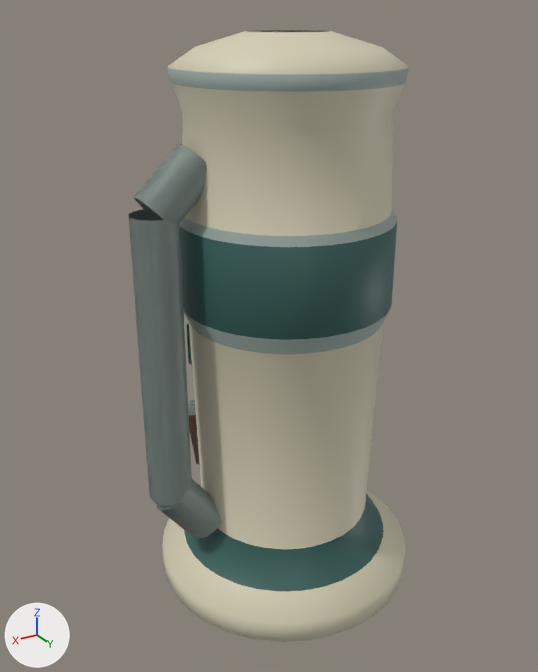
Before and after pictures for a commit that changed the FBX model unity/Assets/Suborned/Scenery/PneumaticPost.fbx.
Rendered twice from a 50 mm camera at (1.193, 1.885, 1.879) aimed at (0.05, -0.019, 0.927). The lights are fixed; the arrows at lower left show +X, +Y and +Z. The picture after the commit comes second.

Objects in the first picture: 'PneumaticPost Close', 'PneumaticPost Horizon', 'PneumaticPost Street'.
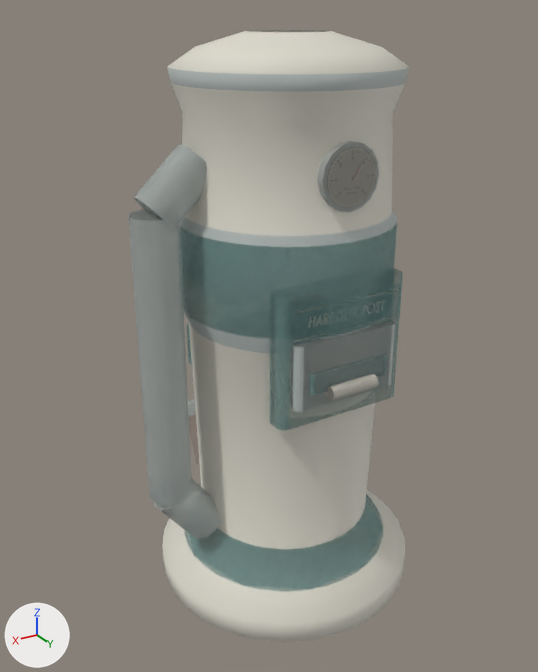
Location of each change, [x1, y1, x2, y2] in pixels of the pictures (538 x 672 px):
'PneumaticPost Close', surface changed, reshaped
    both: [128, 30, 409, 642]
'PneumaticPost Street', surface changed, reshaped (7% narrower)
    before: [131, 30, 409, 642]
    after: [150, 30, 409, 642]
'PneumaticPost Horizon', surface changed, reshaped
    before: [128, 30, 408, 639]
    after: [138, 30, 408, 639]
part 1 of me_pneumaticpost_street, added
    after: [291, 320, 395, 412]
part 2 of me_pneumaticpost_street, added
    after: [299, 289, 399, 341]
part 3 of me_pneumaticpost_street, added
    after: [317, 161, 329, 205]
part 4 of me_pneumaticpost_street, recoloured
    before: [131, 30, 409, 642]
    after: [150, 30, 409, 642]
part 5 of me_pneumaticpost_horizon, added
    after: [292, 322, 392, 411]
part 6 of me_pneumaticpost_horizon, added
    after: [293, 292, 384, 342]
part 7 of me_pneumaticpost_horizon, added
    after: [317, 154, 331, 205]
part 8 of me_pneumaticpost_horizon, recoloured
    before: [128, 30, 408, 639]
    after: [138, 30, 408, 639]
part 9 of me_pneumaticpost_close, added
    after: [291, 319, 395, 412]
part 10 of me_pneumaticpost_close, added
    after: [326, 374, 379, 400]
part 11 of me_pneumaticpost_close, added
    after: [322, 141, 379, 212]
part 12 of me_pneumaticpost_close, added
    after: [328, 147, 376, 208]
part 13 of me_pneumaticpost_close, recoloured
    both: [128, 30, 409, 642]

The change, as a list of edits to the scene's bpy script:
```text
Change img_streettradescolour_png:
    img_streettradescolour_png: load_image('StreetTradesColour.png', '../Materials/Play/StreetTradesColour.png', 1280, 1280, 'sRGB') -> load_image('StreetTradesColour.png', '../Materials/Play/StreetTradesColour.png', 1280, 1280, 'Non-Color')
Add mat_harbour_enamel__canvas_and_cut_flowers:
    mat_harbour_enamel__canvas_and_cut_flowers = bpy.data.materials.new('Harbour enamel, canvas and cut flowers')
    # uses the picture img_streettradescolour_png
Change me_pneumaticpost_close:
    remove me_pneumaticpost_close.from_pydata(...)  # 884 vertices, 650 faces; spans x -0.44..0.5, y -0.45..0.44, z 0.01..1.84
    add me_pneumaticpost_close.from_pydata(...)  # 1112 vertices, 758 faces; spans x -0.44..0.5, y -0.45..0.44, z 0.01..1.84
    me_pneumaticpost_close part 9: the loose piece of 48 vertices spanning x -0.21..0.21, y -0.32..-0.27, z 0.75..0.9 is copied, and the copy is scaled about its middle by (0.821, 1.06, 1.41), then moved by (0.0, 0.61, 0.12), in mat_harbour_enamel__canvas_and_cut_flowers; it spans x -0.17..0.17, y 0.29..0.34, z 0.85..1.05
    me_pneumaticpost_close part 10: a new loose piece, an 8-sided cylinder along x spanning x -0.079..0.079, y 0.343..0.385, z 0.877..0.919, in mat_harbour_enamel__canvas_and_cut_flowers
    me_pneumaticpost_close part 11: a new loose piece, a 16-sided cylinder along y spanning x -0.092..0.092, y 0.256..0.316, z 1.398..1.582, in mat_harbour_enamel__canvas_and_cut_flowers
    me_pneumaticpost_close part 12: the loose piece of 32 vertices spanning x -0.11..0.11, y -0.32, z 1.38..1.6 is copied, and the copy is scaled about its middle by (-0.719, 1, 0.719), then moved by (0.0, 0.64, 0.0), in mat_harbour_enamel__canvas_and_cut_flowers; it spans x -0.08..0.08, y 0.32, z 1.41..1.57
    me_pneumaticpost_close part 13: 650 faces spanning x -0.44..0.5, y -0.45..0.44, z 0.01..1.84 switch from mat_harbour_architectural_finishes (picture img_streettradescolour_png) to mat_harbour_enamel__canvas_and_cut_flowers
    other edits to the shape of me_pneumaticpost_close do not show in these pictures
Change me_pneumaticpost_horizon:
    remove me_pneumaticpost_horizon.from_pydata(...)  # 544 vertices, 348 faces; spans x -0.44..0.5, y -0.45..0.42, z 0.01..1.84
    add me_pneumaticpost_horizon.from_pydata(...)  # 676 vertices, 408 faces; spans x -0.44..0.5, y -0.45..0.42, z 0.01..1.84
    me_pneumaticpost_horizon part 5: the loose piece of 16 vertices spanning x -0.21..0.21, y -0.32..-0.27, z 0.75..0.9 is copied, and the copy is scaled about its middle by (0.817, 1.07, 1.41), then moved by (0.0, 0.61, 0.12), in mat_harbour_enamel__canvas_and_cut_flowers; it spans x -0.17..0.17, y 0.29..0.34, z 0.85..1.05
    me_pneumaticpost_horizon part 6: the loose piece of 4 vertices spanning x -0.2..0.2, y -0.32, z 0.76..0.89 is copied, and the copy is moved by (0.0, 0.65, 0.29), in mat_harbour_enamel__canvas_and_cut_flowers; it spans x -0.19..0.19, y 0.33, z 1.06..1.17
    me_pneumaticpost_horizon part 7: a new loose piece, a 16-sided cylinder along y spanning x -0.092..0.092, y 0.256..0.316, z 1.398..1.582, in mat_harbour_enamel__canvas_and_cut_flowers
    me_pneumaticpost_horizon part 8: 348 faces spanning x -0.44..0.5, y -0.45..0.42, z 0.01..1.84 switch from mat_harbour_architectural_finishes (picture img_streettradescolour_png) to mat_harbour_enamel__canvas_and_cut_flowers
    other edits to the shape of me_pneumaticpost_horizon do not show in these pictures
Change me_pneumaticpost_street:
    remove me_pneumaticpost_street.from_pydata(...)  # 672 vertices, 460 faces; spans x -0.44..0.5, y -0.45..0.43, z 0.01..1.84
    add me_pneumaticpost_street.from_pydata(...)  # 852 vertices, 544 faces; spans x -0.44..0.5, y -0.45..0.43, z 0.01..1.84
    me_pneumaticpost_street part 1: the loose piece of 32 vertices spanning x -0.21..0.21, y -0.32..-0.27, z 0.75..0.9 is copied, and the copy is scaled about its middle by (0.82, 1.06, 1.41), then moved by (0.0, 0.61, 0.12), in mat_harbour_enamel__canvas_and_cut_flowers; it spans x -0.17..0.17, y 0.29..0.34, z 0.85..1.05
    me_pneumaticpost_street part 2: the loose piece of 4 vertices spanning x -0.2..0.2, y -0.32, z 0.76..0.89 is copied, and the copy is moved by (0.0, 0.65, 0.29), in mat_harbour_enamel__canvas_and_cut_flowers; it spans x -0.19..0.19, y 0.33, z 1.06..1.17
    me_pneumaticpost_street part 3: a new loose piece, a 16-sided cylinder along y spanning x -0.092..0.092, y 0.256..0.316, z 1.398..1.582, in mat_harbour_enamel__canvas_and_cut_flowers
    me_pneumaticpost_street part 4: 460 faces spanning x -0.44..0.5, y -0.45..0.43, z 0.01..1.84 switch from mat_harbour_architectural_finishes (picture img_streettradescolour_png) to mat_harbour_enamel__canvas_and_cut_flowers
    other edits to the shape of me_pneumaticpost_street do not show in these pictures
```
